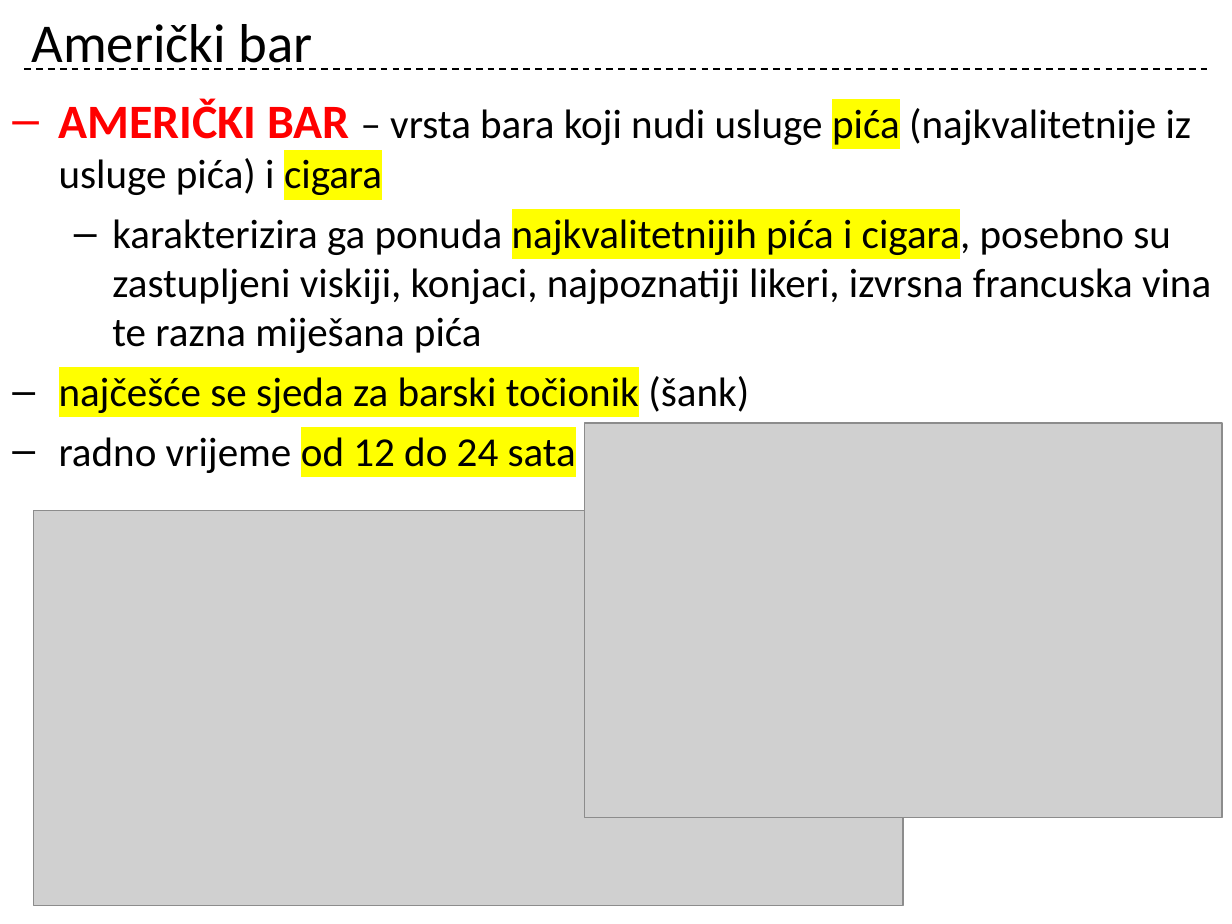
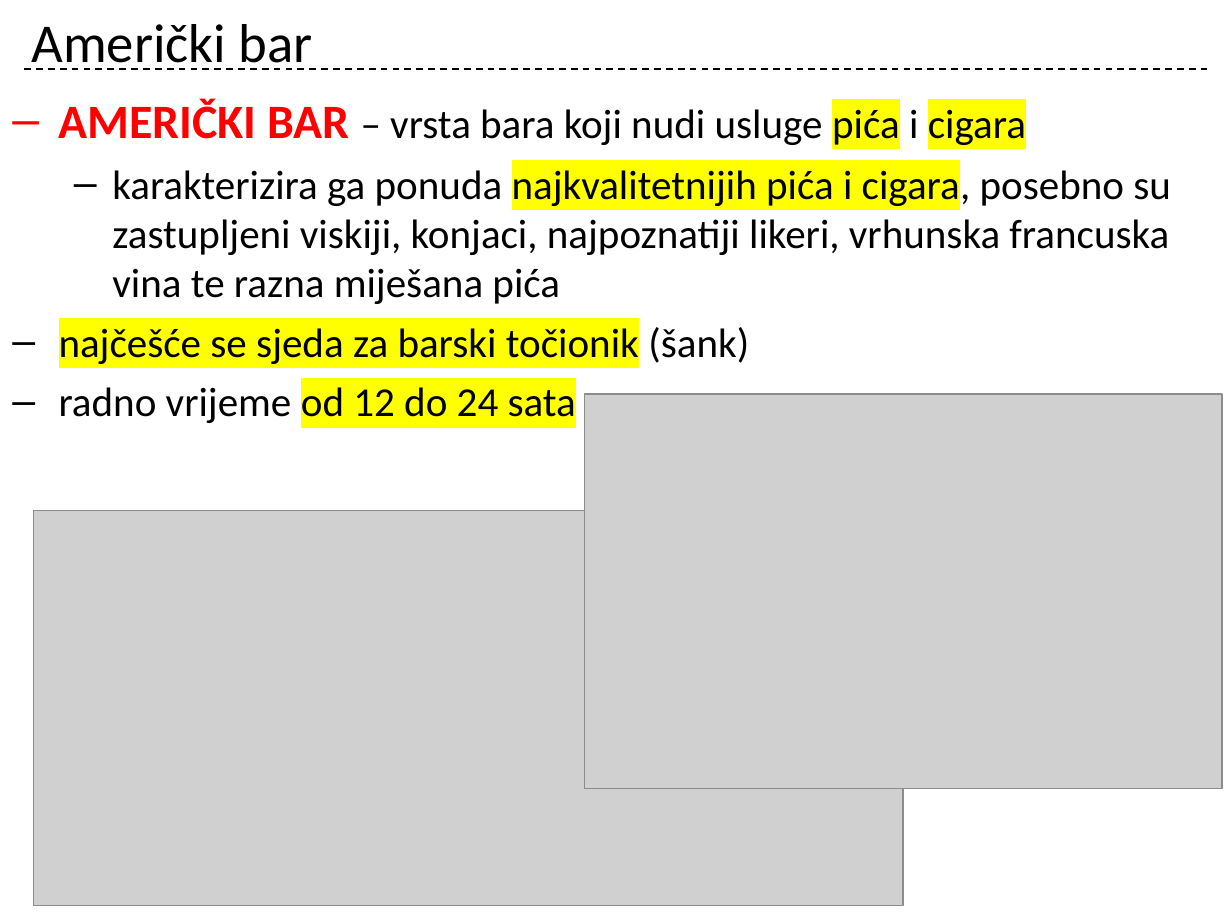
Before and after one commit to cornx/print, a slide deck: slide 10 of data/prezentacije/organizacija/005_Podjela_ugostiteljstva.pptx. Drawn at 1232x924 pixels with LibreOffice and Linux fonts; fonts in the diff are those of the drawing; grey boxes stand for pictures. Boxes give left, top, right and bottom in pixels: in the first picture for what was removed or moved away, otherwise in the second. Text is boxed around its words. In the diff, an @@ line names an element or a change of style, - is before the commit and + after.

```diff
--- a/data/prezentacije/organizacija/005_Podjela_ugostiteljstva.pptx
+++ b/data/prezentacije/organizacija/005_Podjela_ugostiteljstva.pptx
@@ text at (x1=59, y1=98, x2=1171, y2=304): text changed @@
-– AMERIČKI BAR – vrsta bara koji nudi usluge pića (najkvalitetnije iz usluge pića) i cigara
-  – karakterizira ga ponuda najkvalitetnijih pića i cigara, posebno su zastupljeni viskiji, konjaci, najpoznatiji likeri, izvrsna francuska vina te razna miješana pića
+– AMERIČKI BAR – vrsta bara koji nudi usluge pića i cigara
+  – karakterizira ga ponuda najkvalitetnijih pića i cigara, posebno su zastupljeni viskiji, konjaci, najpoznatiji likeri, vrhunska francuska vina te razna miješana pića
@@ picture moved from (x1=584, y1=423, x2=1222, y2=817) to (x1=584, y1=394, x2=1222, y2=788) @@
```
Also in this commit, not shown: 2 other slides changed, 10 slides added, 1 slide removed.
